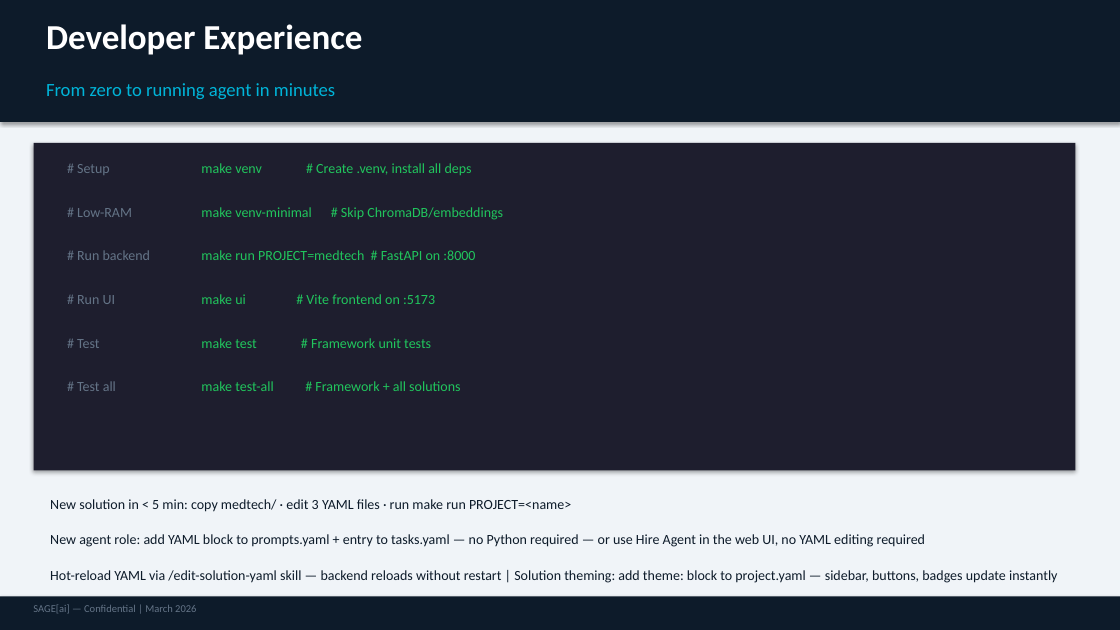
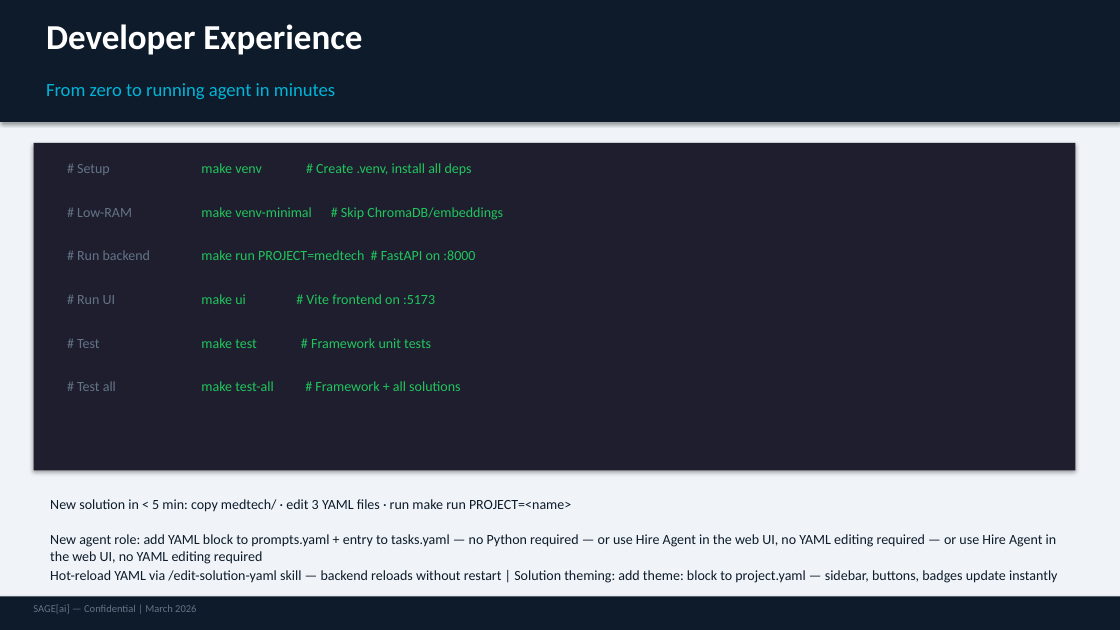
Before and after one commit to Sumanharapanahalli/SAGE, a slide deck: slide 11 of docs/SageAI_Tech_Pitch.pptx. Drawn at 1120x630 pixels with LibreOffice and Linux fonts; fonts in the diff are those of the drawing. Boxes give left, top, right and bottom in pixels: in the first picture for what was removed or moved away, otherwise in the second. Text is boxed around its words. In the diff, an @@ line names an element or a change of style, - is before the commit and + after.

```diff
--- a/docs/SageAI_Tech_Pitch.pptx
+++ b/docs/SageAI_Tech_Pitch.pptx
@@ text at (x1=50, y1=534, x2=1057, y2=564): text changed @@
-New agent role: add YAML block to prompts.yaml + entry to tasks.yaml — no Python required — or use Hire Agent in the web UI, no YAML editing required
+New agent role: add YAML block to prompts.yaml + entry to tasks.yaml — no Python required — or use Hire Agent in the web UI, no YAML editing required — or use Hire Agent in the web UI, no YAML editing required
```
Also in this commit, not shown: 1 other slide changed, 2 slides added, 7 other files.
